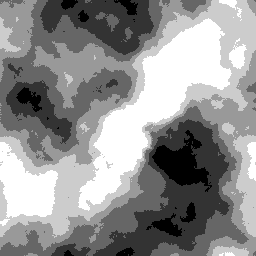
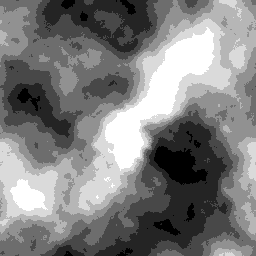
Revision of a layered w=256, h=256 image; what changed, layer by layer:
pixels changed over [0, 0, 256, 256] (layer not identified)
